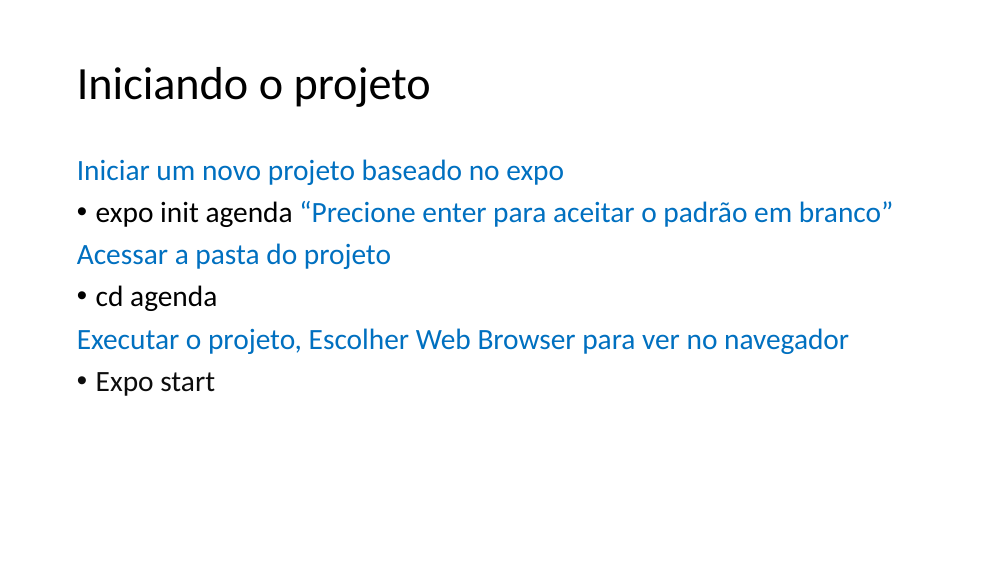
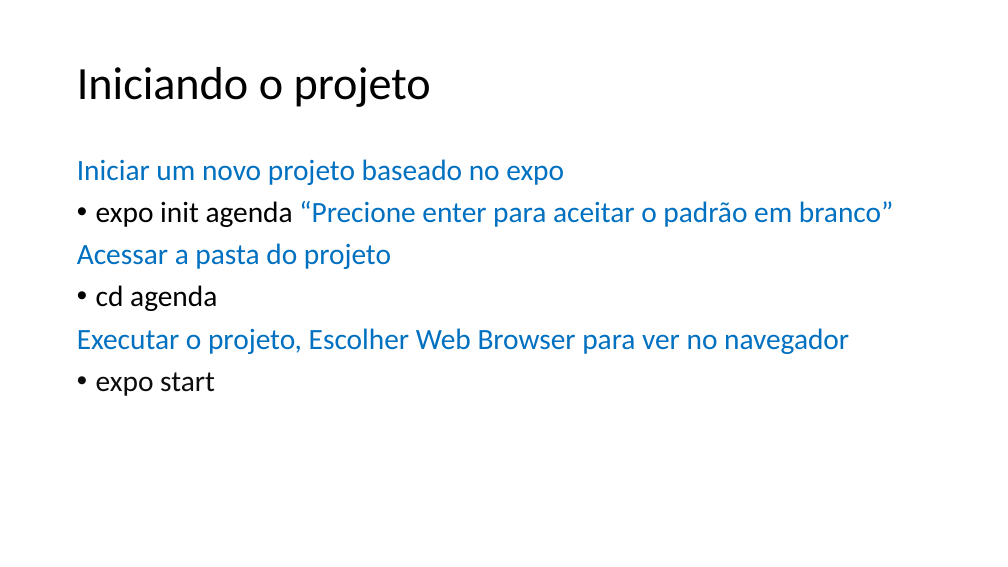
Before and after one commit to wellifabio/senai2021, a slide deck: slide 3 of 2des/indmo/aula03_rev_react/RevisaoReactNative.pptx (slide 4 before the commit). Drawn at 1008x567 pixels with LibreOffice and Linux fonts; fonts in the diff are those of the drawing. Boxes give left, top, right and bottom in pixels: in the first picture for what was removed or moved away, otherwise in the second. Text is boxed around its words. In the diff, an @@ line names an element or a change of style, - is before the commit and + after.

```diff
--- a/2des/indmo/aula03_rev_react/RevisaoReactNative.pptx
+++ b/2des/indmo/aula03_rev_react/RevisaoReactNative.pptx
@@ text at [96, 372, 215, 396]: text changed @@
-• Expo start
+• expo start
```
Also in this commit, not shown: 3 other slides changed, 5 slides added.
